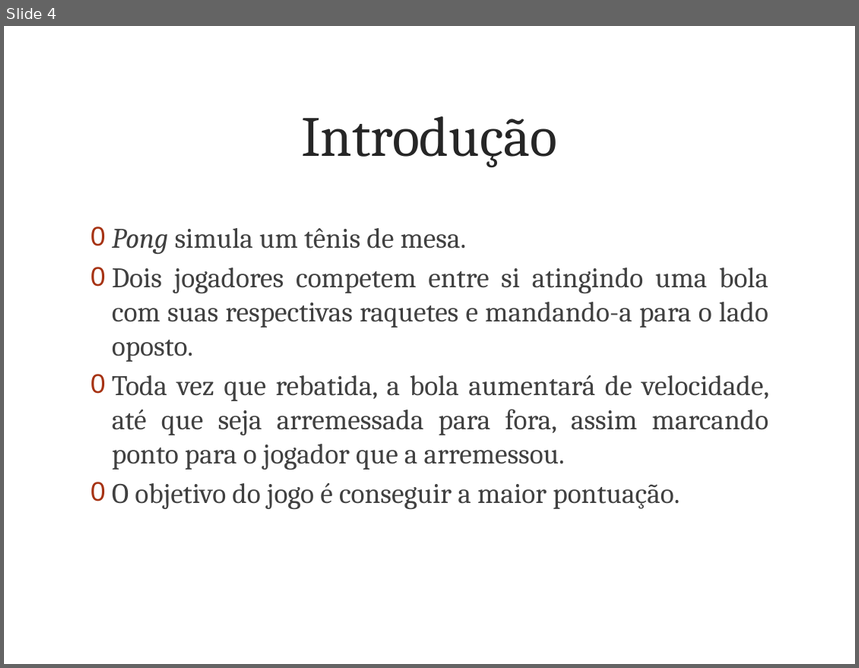
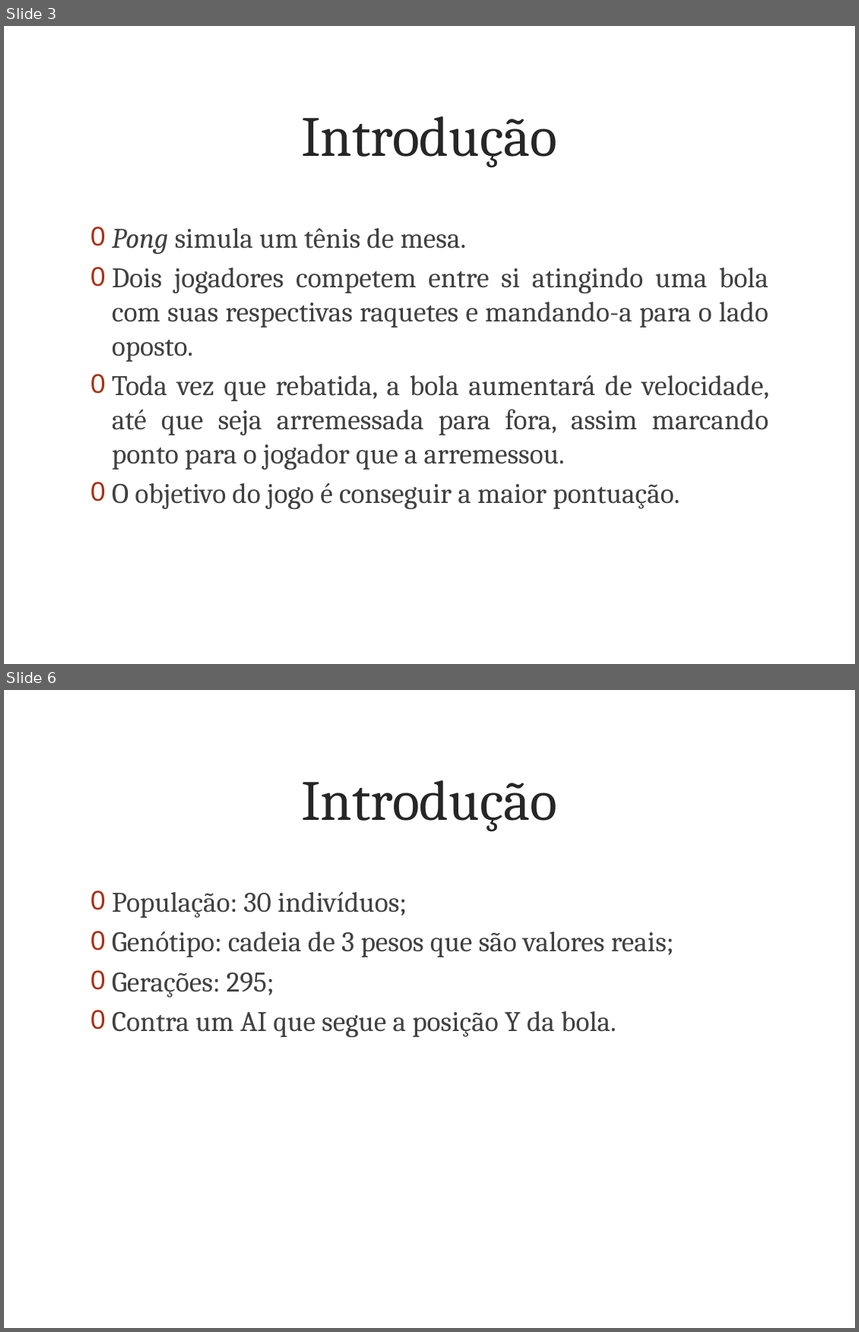
Before and after one commit to giordanna/pong-genetico, a slide deck: Documentação/Programando o Jogo Pong Utilizando Algoritmo Genético.pptx. Shown one above the other, each under a label of ours: slide 4 before the commit, slides 3 and 6 after it; the slides between them are not shown. The pictures are 859x668 and 859x1332 pixels, drawn with LibreOffice and Linux fonts; fonts in the diff are those of the drawing; background and template pictures are left out. Boxes give left, top, right and bottom in pixels: in the first picture for what was removed or moved away, otherwise in the second. Text is boxed around its words. In the diff, an @@ line names an element or a change of style, - is before the commit and + after.

```diff
--- a/Documentação/Programando o Jogo Pong Utilizando Algoritmo Genético.pptx
+++ b/Documentação/Programando o Jogo Pong Utilizando Algoritmo Genético.pptx
@@ slide 6 added at (x1=4, y1=690, x2=855, y2=1328), background picture (left out) @@
@@ title added at (x1=301, y1=780, x2=558, y2=832), 48 pt, text #262626 @@
+Introdução
@@ text added at (x1=112, y1=892, x2=674, y2=1037), 24 pt, text #404040 @@
+0 População: 30 indivíduos;
+0 Genótipo: cadeia de 3 pesos que são valores reais;
+0 Gerações: 295;
+0 Contra um AI que segue a posição Y da bola.
@@ what was slide 4 is now slide 3 @@
```
Also in this commit, not shown: 4 slides changed, 19 other slides added, 8 slides removed, 28 other files.
